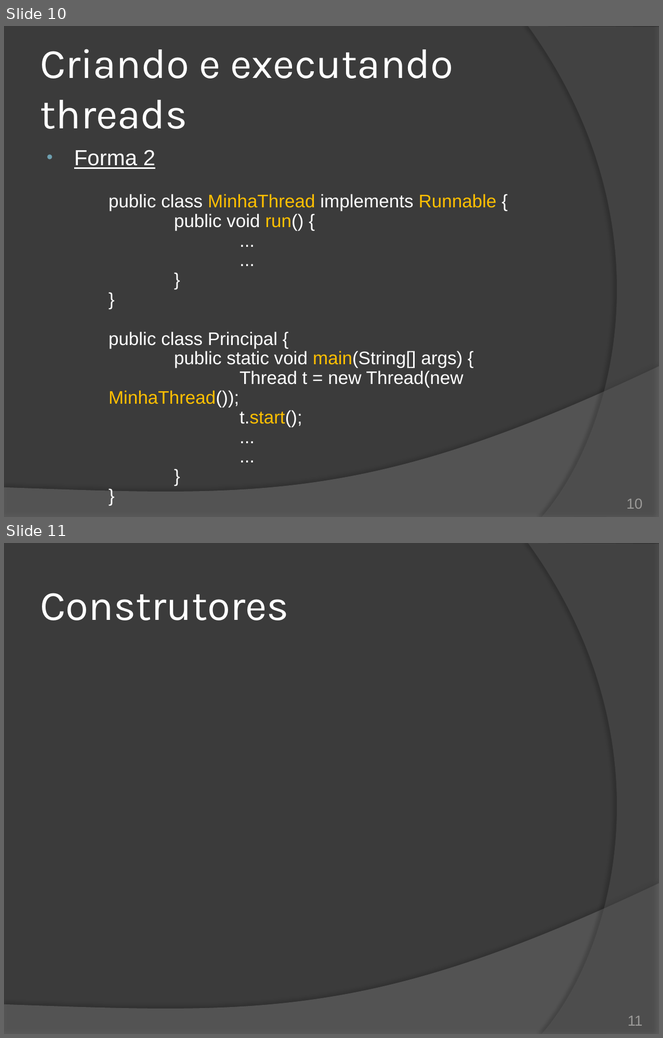
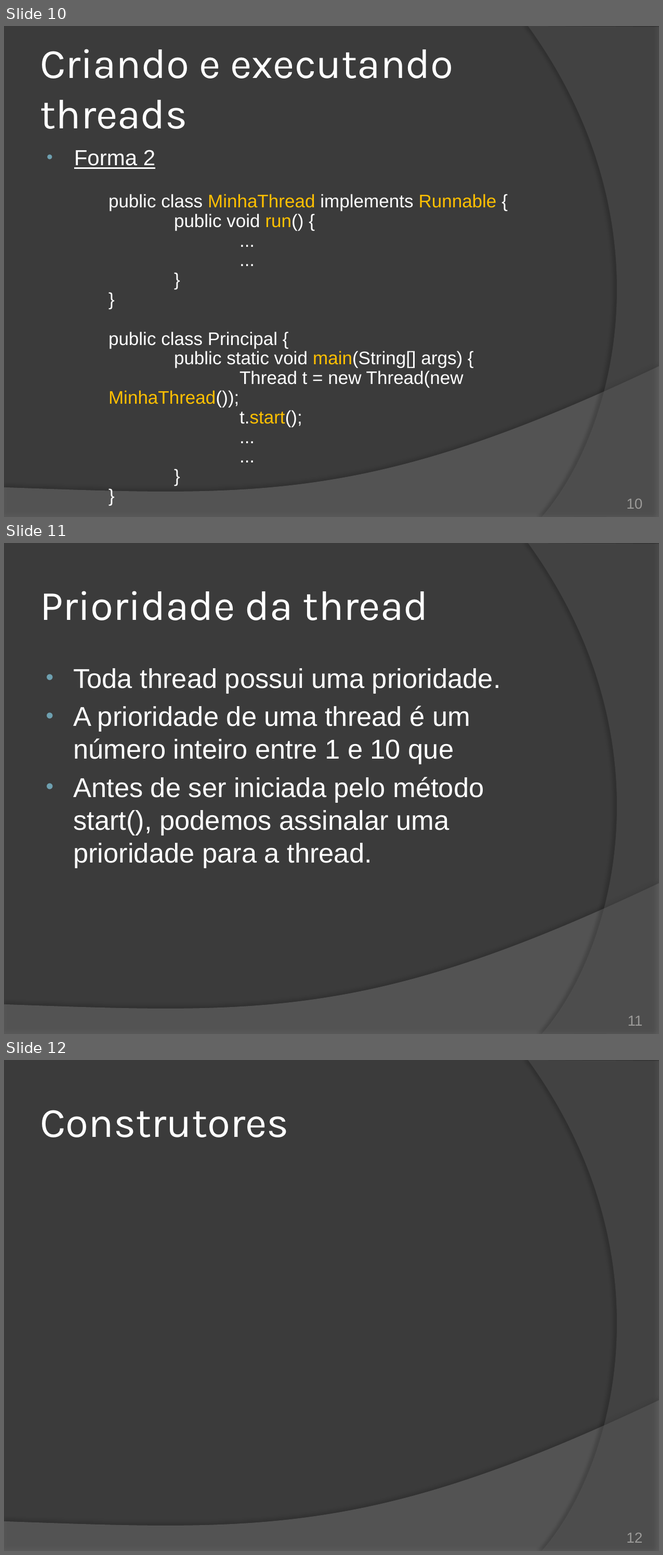
Before and after one commit to duchesqui/slzvieira-training, a slide deck: 2-Java-Programmer-Modulo-II/14.Capitulo08.pptx. Shown one above the other, each under a label of ours: slides 10 and 11 before the commit, slides 10, 11 and 12 after it. The pictures are 663x1038 and 663x1555 pixels, drawn with LibreOffice and Linux fonts; fonts in the diff are those of the drawing. Boxes give left, top, right and bottom in pixels: in the first picture for what was removed or moved away, otherwise in the second. Text is boxed around its words. In the diff, an @@ line names an element or a change of style, - is before the commit and + after.

Commit message:
Rascunhos sobre threads.

```diff
--- a/2-Java-Programmer-Modulo-II/14.Capitulo08.pptx
+++ b/2-Java-Programmer-Modulo-II/14.Capitulo08.pptx
@@ slide 11 added at [4, 543, 659, 1034], background #3B3B3B; not listed: 2 template elements that a slide beside it also shows @@
@@ title added at [40, 591, 428, 620], 46 pt, text #FFFFFF @@
+Prioridade da thread
@@ text added at [73, 668, 501, 869], 30 pt, text #FFFFFF @@
+• Toda thread possui uma prioridade.
+• A prioridade de uma thread é um número inteiro entre 1 e 10 que
+• Antes de ser iniciada pelo método start(), podemos assinalar uma prioridade para a thread.
@@ page number added at [628, 1016, 643, 1026], 16 pt, text #9D9B9A @@
+11
@@ what was slide 11 is now slide 12 @@
@@ page number at [626, 1533, 643, 1543]: text changed @@
-11
+12
```
